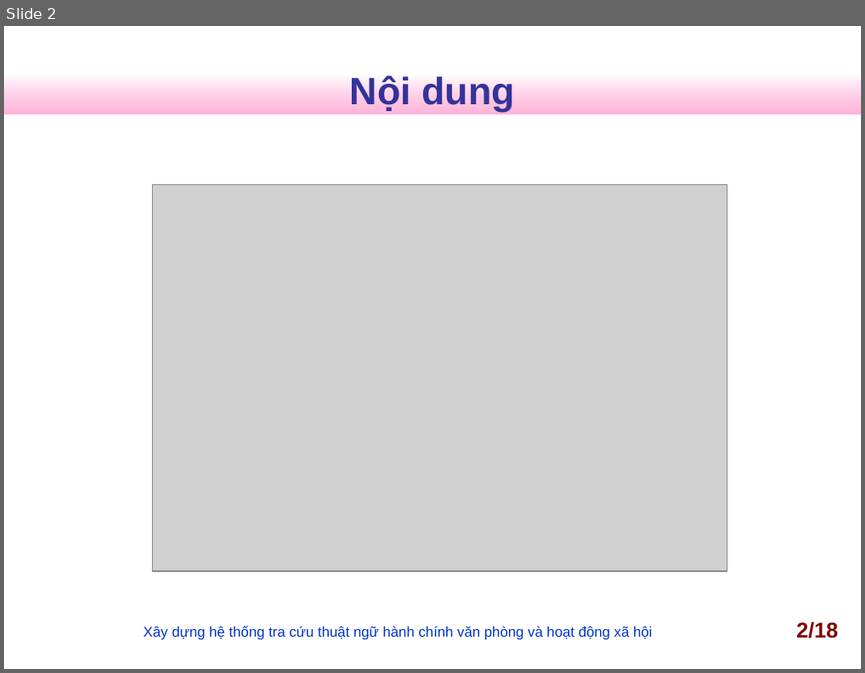
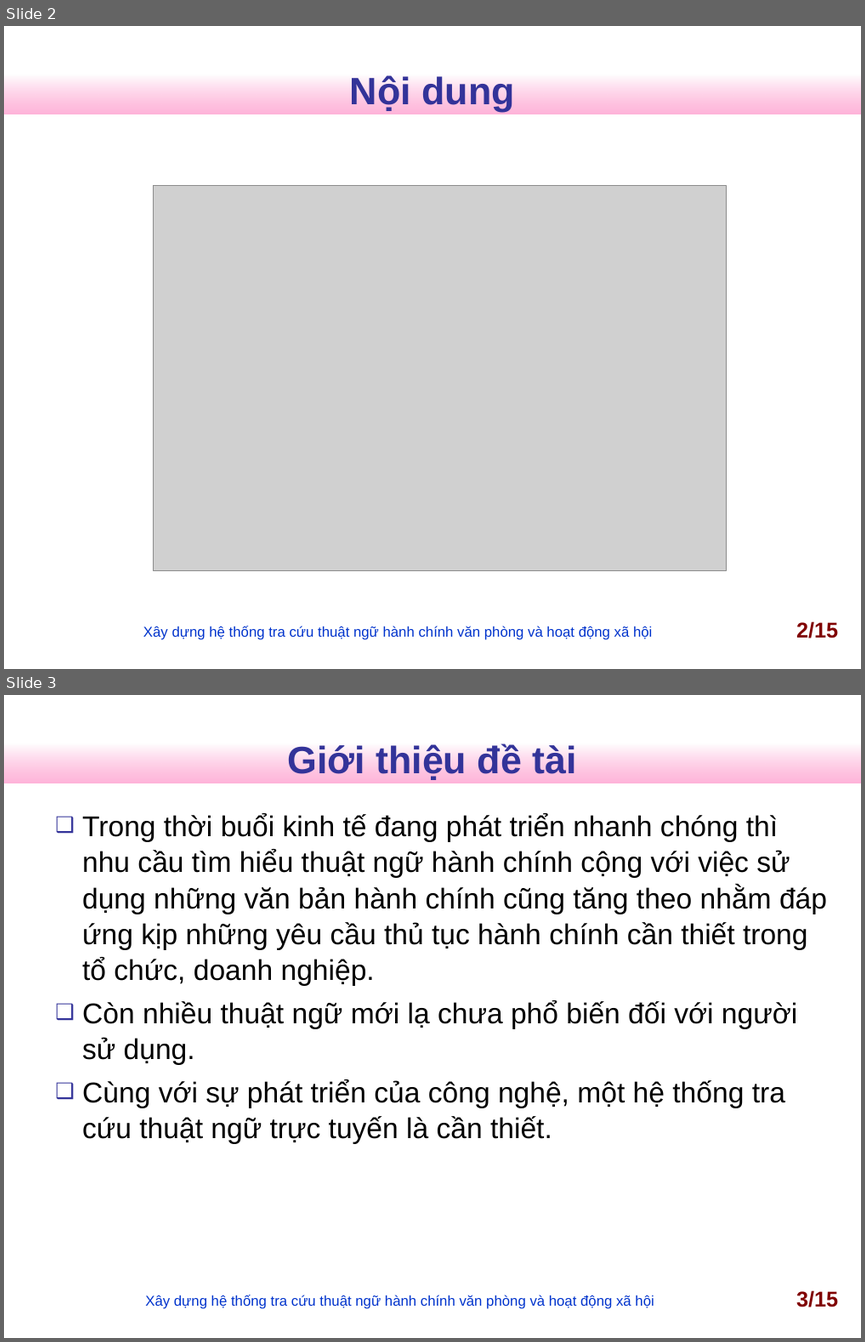
Before and after one commit to nguyentk90/tra-cuu-thuat-ngu-hanh-chinh, a slide deck: Documents/slideN2013.ppt. Shown one above the other, each under a label of ours: slide 2 before the commit, slides 2 and 3 after it. The pictures are 865x673 and 865x1342 pixels, drawn with LibreOffice and Linux fonts; fonts in the diff are those of the drawing; grey boxes stand for pictures; background and template pictures are left out. Boxes give left, top, right and bottom in pixels: in the first picture for what was removed or moved away, otherwise in the second. Text is boxed around its words. In the diff, an @@ line names an element or a change of style, - is before the commit and + after.

```diff
--- a/Documents/slideN2013.ppt
+++ b/Documents/slideN2013.ppt
@@ slide 3 added at bbox=[4, 695, 861, 1338], background #FFFFFF; not listed: 1 template element that a slide beside it also shows @@
@@ title added at bbox=[288, 743, 576, 780], 32 pt, text #333399, bold @@
+Giới thiệu đề tài
@@ text added at bbox=[82, 813, 827, 1144], 24 pt, text #000000 @@
+❑ Trong thời buổi kinh tế đang phát triển nhanh chóng thì nhu cầu tìm hiểu thuật ngữ hành chính cộng với việc sử dụng những văn bản hành chính cũng tăng theo nhằm đáp ứng kịp những yêu cầu thủ tục hành chính cần thiết trong tổ chức, doanh nghiệp.
+❑ Còn nhiều thuật ngữ mới lạ chưa phổ biến đối với người sử dụng.
+❑ Cùng với sự phát triển của công nghệ, một hệ thống tra cứu thuật ngữ trực tuyến là cần thiết.
@@ text added at bbox=[145, 1294, 653, 1309], 12 pt, text #0033CC @@
+Xây dựng hệ thống tra cứu thuật ngữ hành chính văn phòng và hoạt động xã hội
@@ page number added at bbox=[796, 1290, 838, 1307], 18 pt, text #800000, bold @@
+3/15
@@ page number at bbox=[796, 621, 838, 638]: text changed @@
-2/18
+2/15
```
Also in this commit, not shown: 6 slides changed, 7 other slides added, 15 slides removed, 2 other files.
